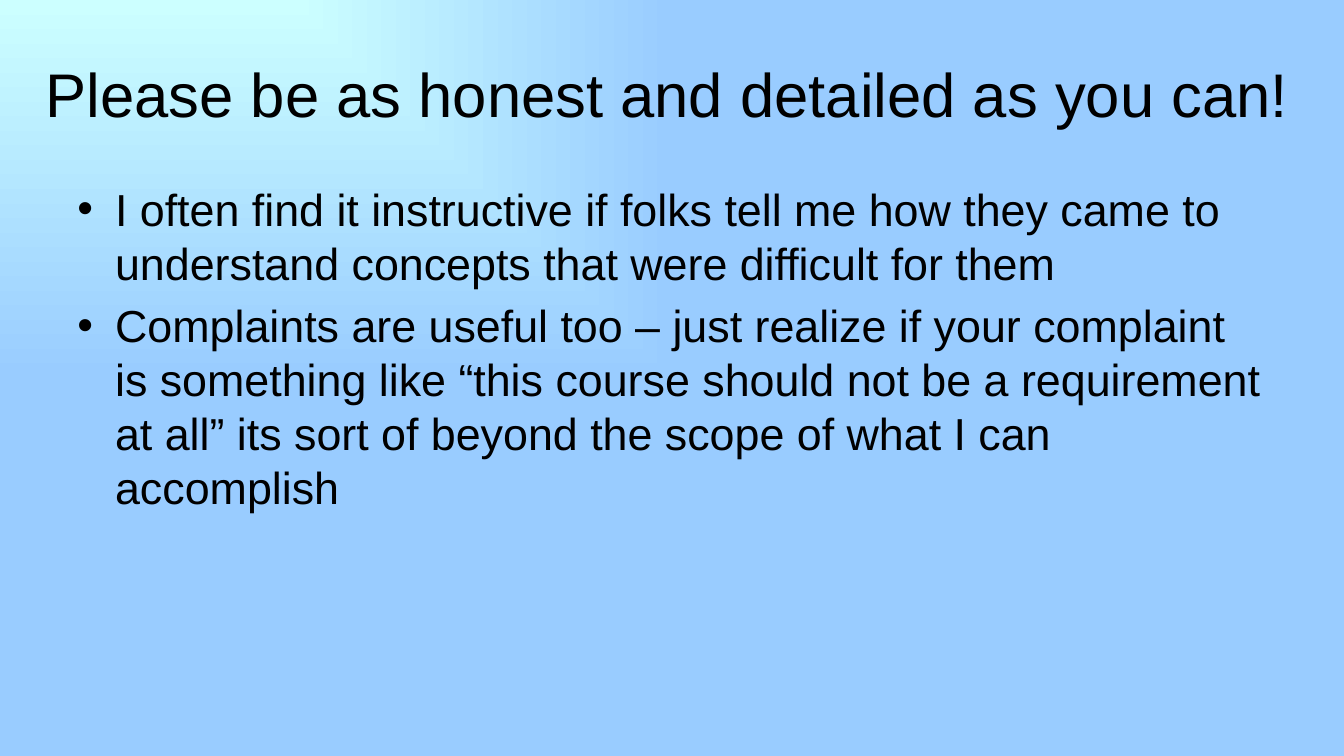
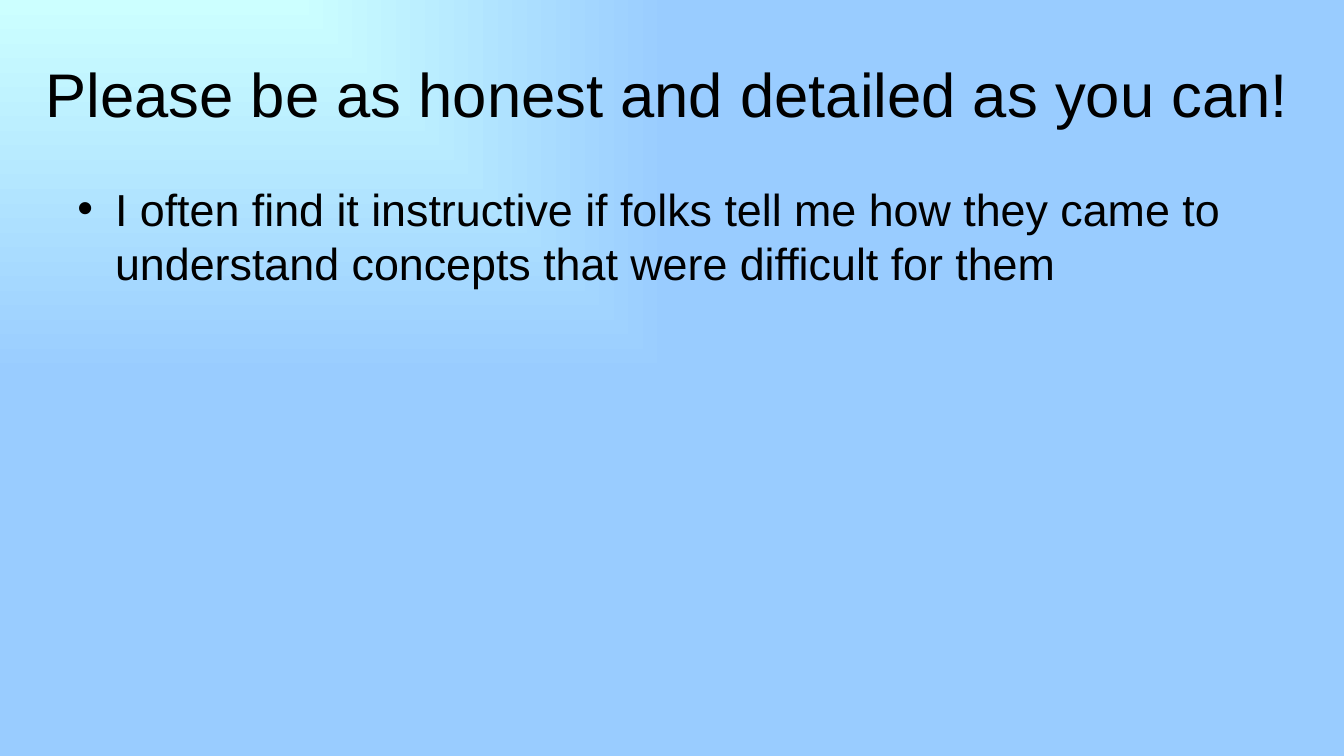
Before and after one commit to RHIT-CSSE/csse304, a slide deck: slide 3 of ClassMaterials/RefParamsCorountines/37_refParams_coroutines.pptx. Drawn at 1344x756 pixels with LibreOffice and Linux fonts; fonts in the diff are those of the drawing. Boxes give left, top, right and bottom in pixels: in the first picture for what was removed or moved away, otherwise in the second. Text is boxed around its words. In the diff, an @@ line names an element or a change of style, - is before the commit and + after.

Commit message:
random changes in the repo:

```diff
--- a/ClassMaterials/RefParamsCorountines/37_refParams_coroutines.pptx
+++ b/ClassMaterials/RefParamsCorountines/37_refParams_coroutines.pptx
@@ text at (115,309,1260,513): paragraph removed @@
-• Complaints are useful too – just realize if your complaint is something like “this course should not be a requirement at all” its sort of beyond the scope of what I can accomplish
```
